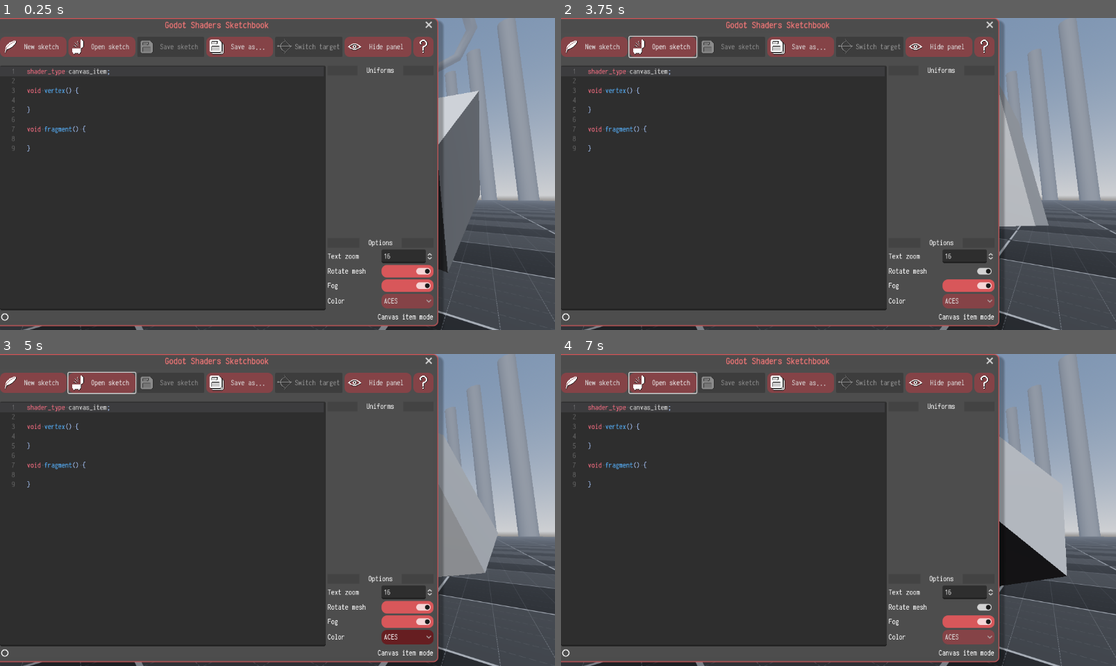
Above: before the commit, frames 1-4 (two rows, left to right).
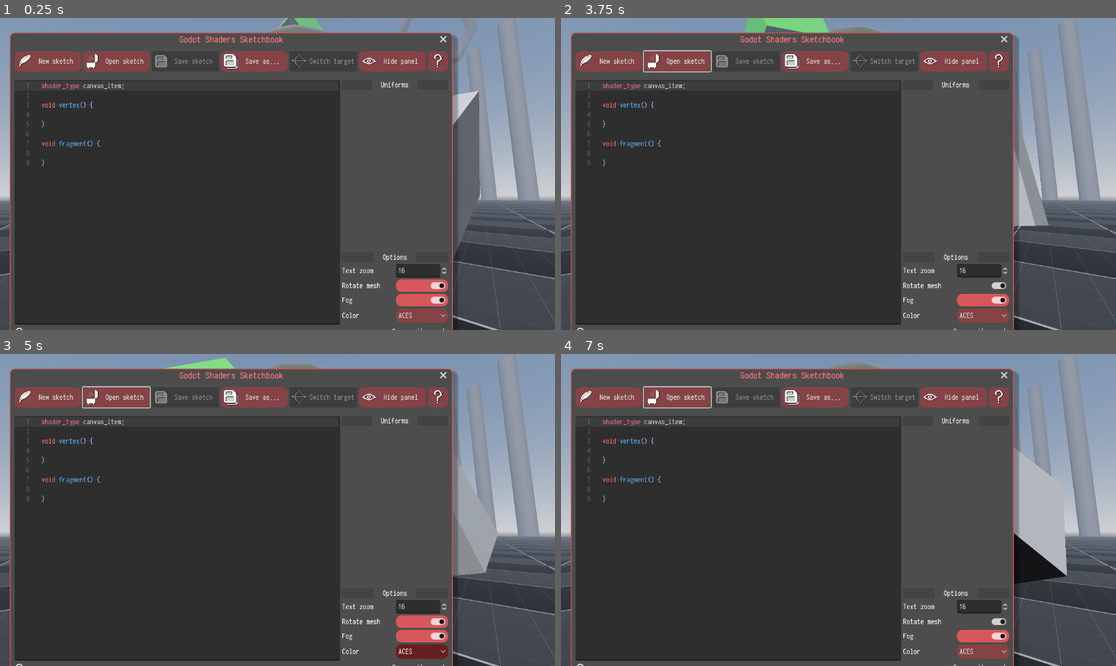
Above: after the commit, the same moments.

Repository: horologiq/Godot-Shaders-Sketchbook
Game: Godot game, scene res://main.tscn
The game is run twice, just before and just after one commit, with the same random seed, the same clock (stepped at 60 frames per second) and the same inputs.
Inputs (mouse positions are in pixels of both pictures, inside the frame that each line leads up to; where the layout moved, square brackets give the same spot in the first picture):
- Up to frame 1 (0.25 s): no input
- Up to frame 2 (3.75 s): click "New sketch" at 0.5 s; click "New sketch" at 1.25 s; click "Open sketch" at 2 s; click "Hide panel" at 2.75 s; click (982, 286) [966, 270] at 3.5 s
- Up to frame 3 (5 s): click "ACES" at 4.25 s
- Up to frame 4 (7 s): click "Open sketch" at 5 s; click "Hide panel" at 5.75 s; click (982, 622) [966, 606] at 6.5 s

The runs differ from the first frame. In frame 1, 23% of the frame differs, in the area x 0-83%, y 0-100%; in frame 2, 23%; in frame 3, 24%; in frame 4, 23%.
Error in both runs: Attempt to call function 'get_as_text' in base 'null instance' on a null instance. (res://scripts/debug.gd:18)

Commit message:
i/o fix for html export

Diff:
--- a/main.tscn
+++ b/main.tscn
@@ -193,7 +193,7 @@
 
 [node name="code_window" type="Window" parent="ui"]
 title = "Godot Shaders Sketchbook"
-position = Vector2i(0, 30)
+position = Vector2i(30, 60)
 size = Vector2i(900, 600)
 min_size = Vector2i(820, 350)
 keep_title_visible = true
--- a/scripts/main.gd
+++ b/scripts/main.gd
@@ -161,22 +161,19 @@
 
 
 func check_user_dir():
-	if not DirAccess.dir_exists_absolute("user://shaders"):
-		DirAccess.make_dir_absolute("user://shaders")
-		save_window.set_root_subfolder("shaders")
-		open_window.set_root_subfolder("shaders")
-
-	if not FileAccess.file_exists("user://shaders/2d-random-dots.gdshader"):
-		DirAccess.copy_absolute("res://shaders/examples/2d-random-dots.gdshader","user://shaders/2d-random-dots.gdshader")
-
-	if not FileAccess.file_exists("user://shaders/dashed_grid.gdshader"):
-		DirAccess.copy_absolute("res://shaders/examples/dashed_grid.gdshader","user://shaders/dashed_grid.gdshader")
-
-	if not FileAccess.file_exists("user://shaders/glass.gdshader"):
-		DirAccess.copy_absolute("res://shaders/examples/glass.gdshader","user://shaders/glass.gdshader")
-
-	if not FileAccess.file_exists("user://shaders/wrip_effect.gdshader"):
-		DirAccess.copy_absolute("res://shaders/examples/wrip_effect.gdshader","user://shaders/wrip_effect.gdshader")
+	copy_dir("res://shaders/examples/", "user://shaders/")
+
+
+func copy_dir(source: String, destination: String):
+	DirAccess.make_dir_recursive_absolute(destination)
+	save_window.set_root_subfolder("user://shaders")
+	open_window.set_root_subfolder("user://shaders")
+
+	var source_dir = DirAccess.open(source);
+
+	for filename in source_dir.get_files():
+		if FileAccess.file_exists(destination + filename) == false:
+			source_dir.copy(source + filename, destination + filename)
 
 
 func _on_target_pressed():
@@ -293,9 +290,6 @@
 			save_window.set_current_path(current_file_path)
 
 
-
-
-
 func _on_save_window_file_selected(path):
 	save(path)
 	$ui/code_window/ctl/vbox/VBoxContainer/hbox4/save.set_disabled(false)
@@ -363,4 +357,4 @@
 func _on_save_pressed():
 	modified_flag = false
 	if current_file_path != null:
-		print(current_file_path)
+		save(current_file_path)
Not shown, added: GSS.sh
